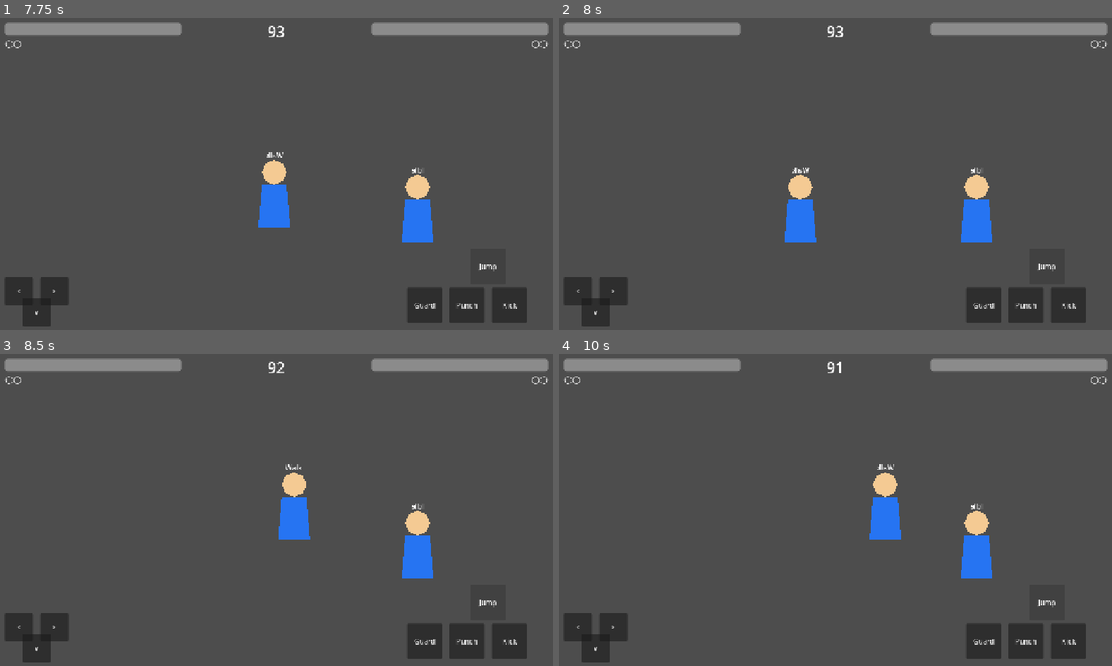
Above: before the commit, frames 1-4 (two rows, left to right).
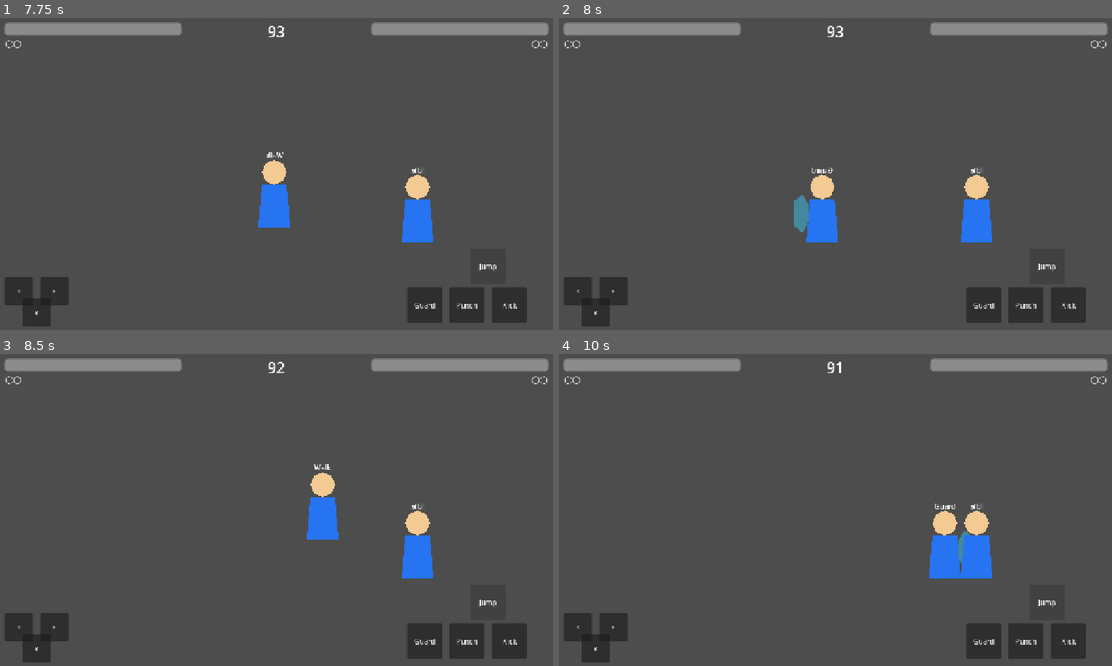
Above: after the commit, the same moments.

Repository: adamonine-stack/hashire-kaminari-dakkan-no-kobushi
Game: Godot game, scene res://scenes/Battle.tscn
Two runs of this game, one before a commit and one after it. Both use one fixed random seed, a clock stepped at 60 frames per second and the inputs below.
Inputs:
- Up to frame 1 (7.75 s): click "<" at 0.5 s; click ">" at 1.25 s; click "v" at 2 s; click "Punch" at 2.75 s; click "Kick" at 3.5 s; click "Guard" at 4.25 s; click "Jump" at 5 s; hold Right (move_right) 5.78-7.28 s; tap L (guard) at 5.85, 6.8, 7.55 s; tap Up (jump) at 6.02, 6.77 s; tap J (attack) at 6.6 s; hold Left (move_left) from 7.28 s (still down); tap Down (crouch) at 7.35 s
- Up to frame 2 (8 s): keep holding Left (move_left)
- Up to frame 3 (8.5 s): release Left (move_left) at 8.03 s; hold Right (move_right) from 8.03 s (still down); tap L (guard) at 8.1 s; tap Up (jump) at 8.27 s
- Up to frame 4 (10 s): tap K (kick) at 8.85 s; tap Up (jump) at 9.02, 9.77 s; tap L (guard) at 9.05, 9.6 s; release Right (move_right) at 9.53 s; hold Left (move_left) from 9.53 s (still down)

Frame 1 is identical in both runs. In frame 2, 1.7% of the frame differs, in the area x 40-51%, y 47-72%; in frame 3, 1.9%; in frame 4, 2.1%, in the area x 56-77%, y 35-72%.

Commit message:
Reset guard state between rounds

Diff:
--- a/godot/scripts/battle/round_manager.gd
+++ b/godot/scripts/battle/round_manager.gd
@@ -169,11 +169,15 @@
 	fighter.is_guarding = false
 	fighter.is_crouching = false
 	fighter.is_crouch_guarding = false
+	fighter.guard_type = "none"
 	fighter.is_hit = false
 	fighter.is_invincible = false
+	fighter.is_guard_hit = false
+	fighter.is_round_active = false
 	fighter.hit_reaction_timer = 0.0
 	fighter.invincibility_timer = 0.0
 	fighter.hit_stop_timer = 0.0
+	fighter.guard_hit_timer = 0.0
 	fighter.hurt_box.set_deferred("monitorable", true)
 	fighter._set_punch_hitbox_active(false, false)
 	fighter._set_kick_hitbox_active(false, false)
@@ -184,6 +188,8 @@
 
 
 func _set_round_input_enabled(is_enabled: bool) -> void:
+	player.is_round_active = is_enabled
+	enemy.is_round_active = is_enabled
 	player.input_enabled = is_enabled
 	enemy.input_enabled = is_enabled and enemy_accepts_input
 
